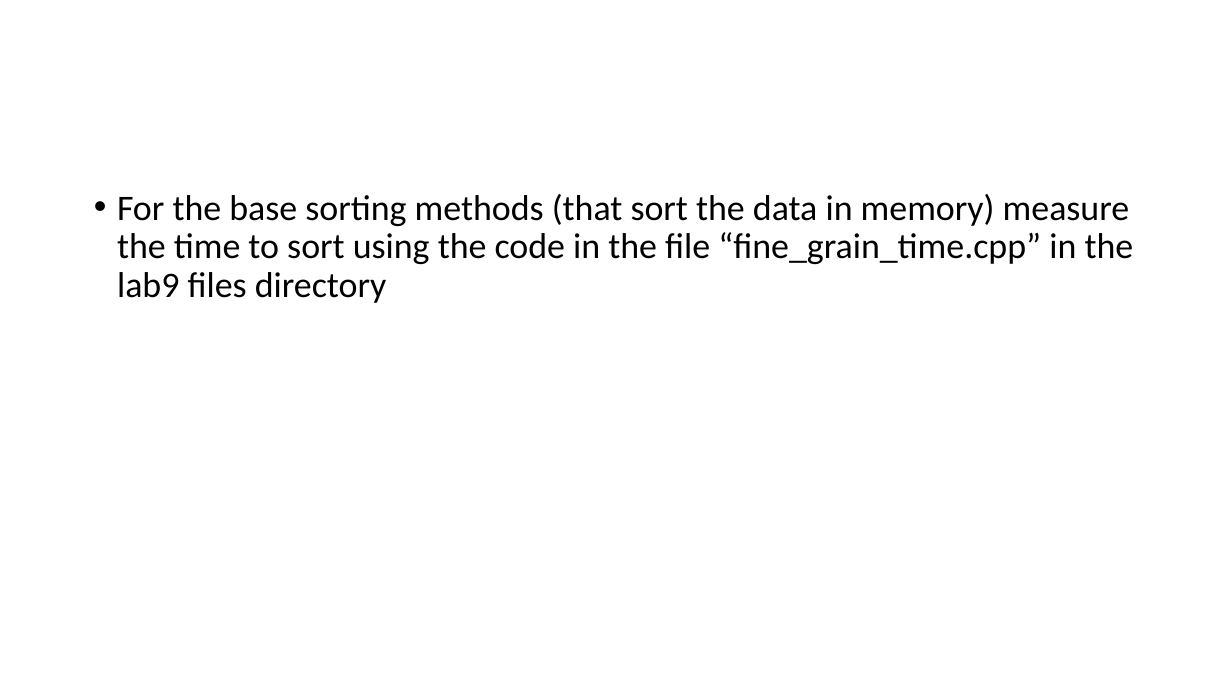
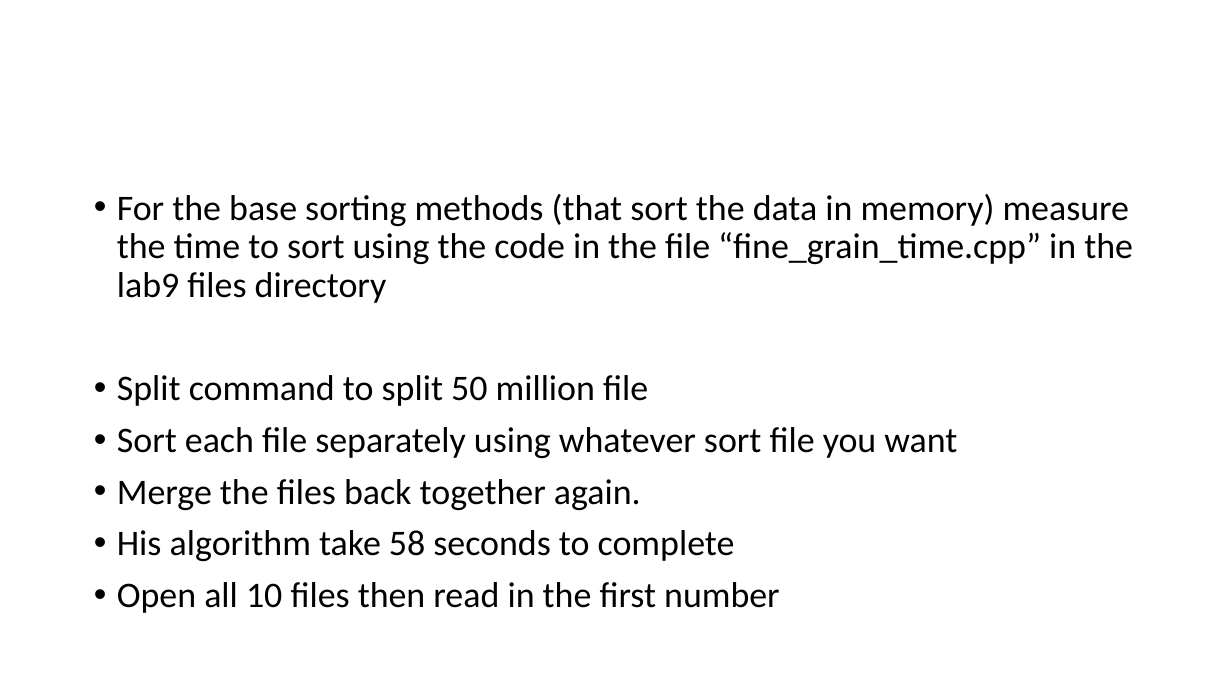
Before and after one commit to robotcorner/CPE212-Data-Structures-Cpp, a slide deck: slide 3 of lab9/CPE 212 Laboratory 9.pptx. Drawn at 1232x693 pixels with LibreOffice and Linux fonts; fonts in the diff are those of the drawing. Boxes give left, top, right and bottom in pixels: in the first picture for what was removed or moved away, otherwise in the second. Text is boxed around its words. In the diff, an @@ line names an element or a change of style, - is before the commit and + after.

```diff
--- a/lab9/CPE 212 Laboratory 9.pptx
+++ b/lab9/CPE 212 Laboratory 9.pptx
@@ text at [117,375,957,613]: paragraphs added @@
+• Split command to split 50 million file
+• Sort each file separately using whatever sort file you want
+• Merge the files back together again.
+• His algorithm take 58 seconds to complete
+• Open all 10 files then read in the first number
```
Also in this commit, not shown: 2 other slides changed, 3 other files.
